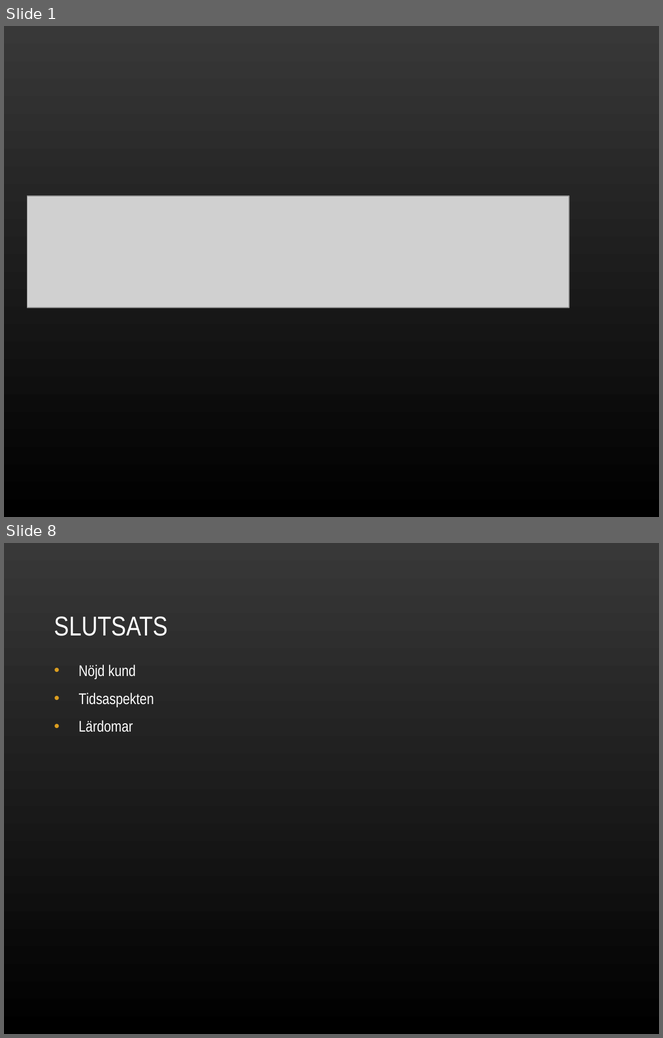
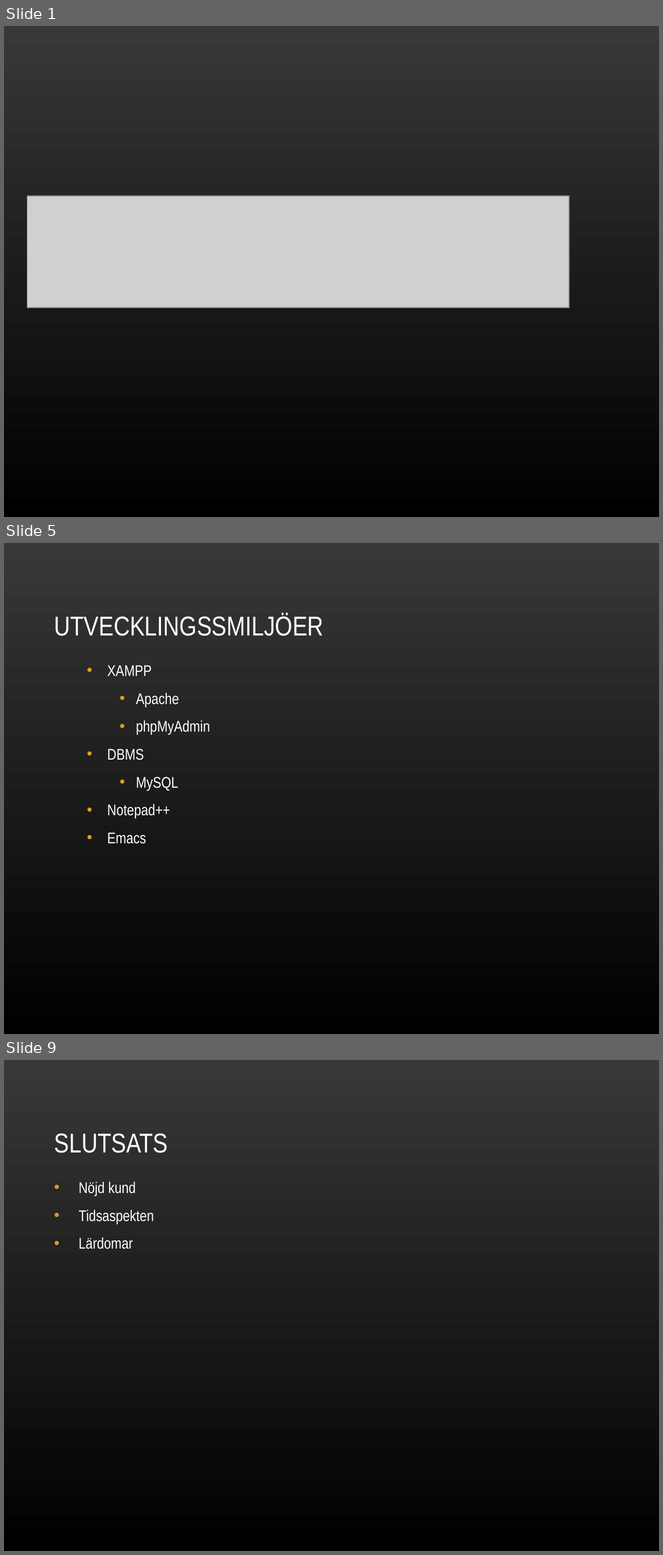
Before and after one commit to nbt11nsn/mobow, a slide deck: dokument/Mobow-slutpresentation.ppt. Shown one above the other, each under a label of ours: slides 1 and 8 before the commit, slides 1, 5 and 9 after it; the slides between them are not shown. The pictures are 663x1038 and 663x1555 pixels, drawn with LibreOffice and Linux fonts; fonts in the diff are those of the drawing; grey boxes stand for pictures; background and template pictures are left out. Boxes give left, top, right and bottom in pixels: in the first picture for what was removed or moved away, otherwise in the second. Text is boxed around its words. In the diff, an @@ line names an element or a change of style, - is before the commit and + after.

```diff
--- a/dokument/Mobow-slutpresentation.ppt
+++ b/dokument/Mobow-slutpresentation.ppt
@@ slide 5 added at (4,543,659,1034), background picture (left out) @@
@@ title added at (54,613,324,636), 30 pt, text #FFFFFF @@
+UTVECKLINGSSMILJÖER
@@ text added at (107,665,210,844), 17 pt, text #FFFFFF @@
+  • XAMPP
+    • Apache
+    • phpMyAdmin
+  • DBMS
+    • MySQL
+  • Notepad++
+  • Emacs
@@ what was slide 8 is now slide 9 @@
```
Also in this commit, not shown: 7 slides changed, 2 other files.
